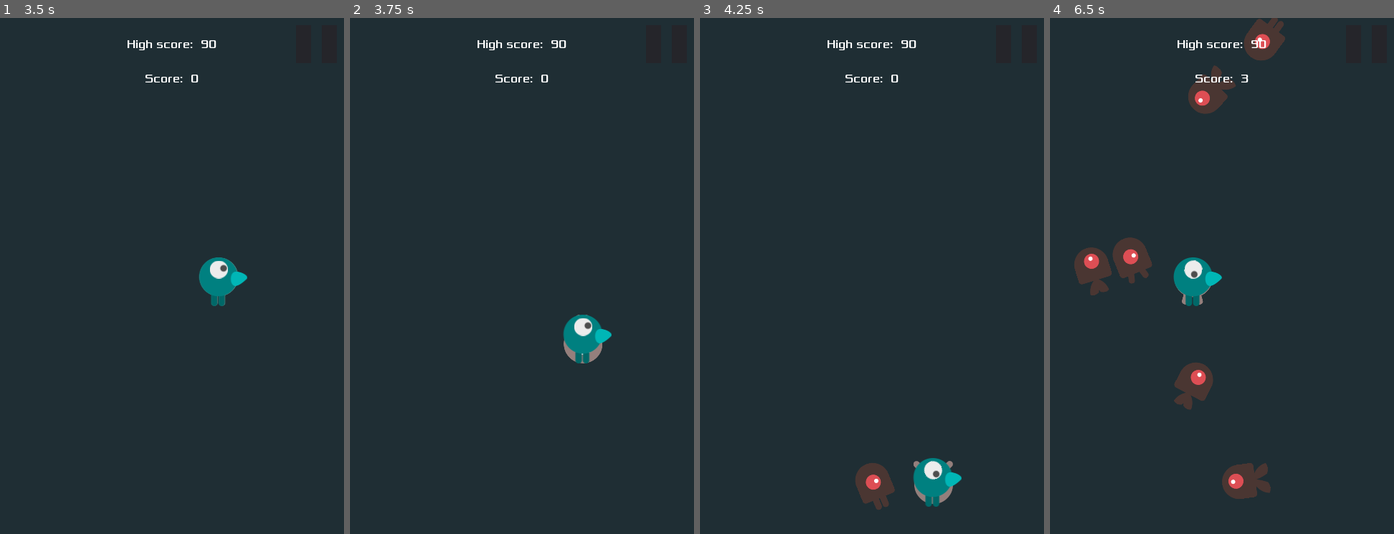
Above: before the commit, frames 1-4 (left to right).
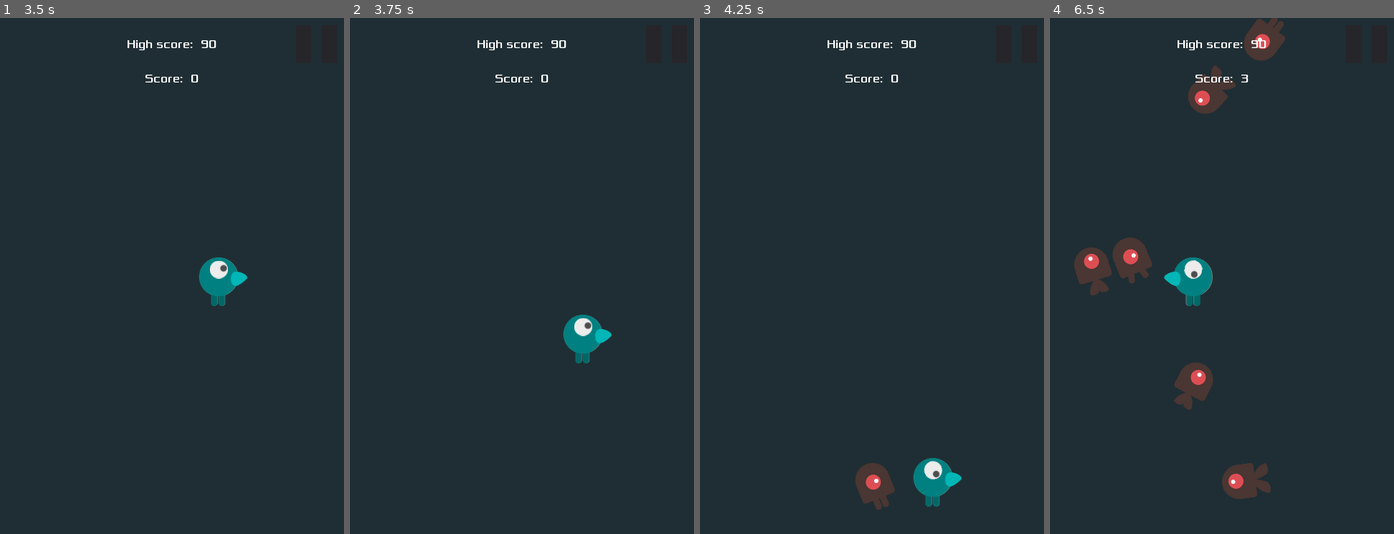
Above: after the commit, the same moments.

Repository: AlixBarreaux/dodge-the-beasties
Game: Godot game, scene res://scenes/Main.tscn
Two runs of this game, one before a commit and one after it. Both use one fixed random seed, a clock stepped at 60 frames per second and the inputs below.
Inputs (mouse positions are in pixels of both pictures, inside the frame that each line leads up to):
- Up to frame 1 (3.5 s): click "Play" at 0.5 s; click (316, 43) at 1.25 s; click "Resume" at 2 s; tap Enter at 2.75 s; move the mouse to (247, 250) at 2.77 s; hold D (move_right) from 2.78 s (still down); click (247, 250) at 2.85 s; right-click (247, 250) at 3.05 s
- Up to frame 2 (3.75 s): move the mouse to (453, 301) at 3.52 s; release D (move_right) at 3.53 s; hold S (move_down) from 3.53 s (still down); right-click (453, 301) at 3.6 s
- Up to frame 3 (4.25 s): keep holding S (move_down); click (803, 301) at 3.8 s
- Up to frame 4 (6.5 s): move the mouse to (1256, 162) at 4.27 s; release S (move_down) at 4.28 s; hold D (move_right) 4.28-5.03 s; click (1256, 162) at 4.35 s; right-click (1256, 162) at 4.55 s; move the mouse to (1204, 379) at 5.02 s; hold W (move_up) 5.03-5.78 s; right-click (1204, 379) at 5.1 s; click (1204, 379) at 5.3 s; move the mouse to (1325, 353) at 5.77 s; hold A (move_left) from 5.78 s (still down); click (1325, 353) at 5.85 s; right-click (1325, 353) at 6.05 s

Frame 1 is identical in both runs. In frame 2, 0.2% of the frame differs, in the area x 62-74%, y 57-67%; in frame 3, 0.1%; in frame 4, 0.3%, in the area x 33-50%, y 46-56%.

Commit message:
Refactor: Player movement with AnimationTree

Diff:
--- /dev/null
+++ b/PlayerController.tscn
@@ -0,0 +1,6 @@
+[gd_scene load_steps=2 format=2]
+
+[ext_resource path="res://player_controller.gd" type="Script" id=1]
+
+[node name="PlayerController" type="Node"]
+script = ExtResource( 1 )
--- /dev/null
+++ b/player_controller.gd
@@ -0,0 +1,32 @@
+extends Node
+class_name PlayerController
+
+
+# ----------------------------- DECLARE VARIABLES -----------------------------
+
+# ---------------------------------- RUN CODE ---------------------------------
+
+
+func _unhandled_key_input(event: InputEventKey) -> void:
+	if Input.get_axis("move_left", "move_right"):
+		pass
+
+	if Input.get_axis("move_up", "move_down"):
+		pass
+
+
+	return
+
+
+func _unhandled_input(event: InputEvent) -> void:
+#	if event is InputEventScreenTouch:
+#		print("Screen touch at: ", event.position)
+#		return
+
+	if event is InputEventMouseButton:
+		if Input.is_action_just_released("left_mouse_button") or Input.is_action_just_released("right_mouse_button"):
+			print("Mouse button pressed at: ", event.global_position)
+	return
+
+
+# ----------------------------- DECLARE FUNCTIONS -----------------------------
--- a/project.godot
+++ b/project.godot
@@ -39,6 +39,11 @@
 "language": "GDScript",
 "path": "res://scripts/player.gd"
 }, {
+"base": "Node",
+"class": "PlayerController",
+"language": "GDScript",
+"path": "res://player_controller.gd"
+}, {
 "base": "Button",
 "class": "QuitButton",
 "language": "GDScript",
@@ -47,7 +52,7 @@
 "base": "Timer",
 "class": "StartTimer",
 "language": "GDScript",
-"path": "res://start_timer.gd"
+"path": "res://scripts/start_timer.gd"
 } ]
 _global_script_class_icons={
 "DeathSoundPlayer": "",
@@ -56,6 +61,7 @@
 "MainMenu": "",
 "PauseMenu": "",
 "Player": "",
+"PlayerController": "",
 "QuitButton": "",
 "StartTimer": ""
 }
@@ -193,6 +199,20 @@
 , Object(InputEventJoypadButton,"resource_local_to_scene":false,"resource_name":"","device":0,"button_index":13,"pressure":0.0,"pressed":false,"script":null)
  ]
 }
+left_mouse_button={
+"deadzone": 0.5,
+"events": [ Object(InputEventMouseButton,"resource_local_to_scene":false,"resource_name":"","device":0,"alt":false,"shift":false,"control":false,"meta":false,"command":false,"button_mask":0,"position":Vector2( 0, 0 ),"global_position":Vector2( 0, 0 ),"factor":1.0,"button_index":1,"pressed":false,"doubleclick":false,"script":null)
+ ]
+}
+right_mouse_button={
+"deadzone": 0.5,
+"events": [ Object(InputEventMouseButton,"resource_local_to_scene":false,"resource_name":"","device":0,"alt":false,"shift":false,"control":false,"meta":false,"command":false,"button_mask":0,"position":Vector2( 0, 0 ),"global_position":Vector2( 0, 0 ),"factor":1.0,"button_index":2,"pressed":false,"doubleclick":false,"script":null)
+ ]
+}
+
+[input_devices]
+
+pointing/emulate_touch_from_mouse=true
 
 [layer_names]
 
--- a/scenes/Main.tscn
+++ b/scenes/Main.tscn
@@ -7,7 +7,7 @@
 [ext_resource path="res://assets/sound/music/house-in-a-forest-loop.ogg" type="AudioStream" id=5]
 [ext_resource path="res://assets/sound/sound-effects/game-over.wav" type="AudioStream" id=6]
 [ext_resource path="res://scripts/death_sound_player.gd" type="Script" id=7]
-[ext_resource path="res://start_timer.gd" type="Script" id=8]
+[ext_resource path="res://scripts/start_timer.gd" type="Script" id=8]
 
 [sub_resource type="Curve2D" id=1]
 _data = {
--- a/scenes/Player.tscn
+++ b/scenes/Player.tscn
@@ -7,6 +7,7 @@
 [ext_resource path="res://scripts/player.gd" type="Script" id=5]
 [ext_resource path="res://assets/sprites/hero/hero_eye_spritesheet.png" type="Texture" id=6]
 [ext_resource path="res://assets/sprites/hero/body_idle.png" type="Texture" id=7]
+[ext_resource path="res://PlayerController.tscn" type="PackedScene" id=8]
 
 [sub_resource type="SpriteFrames" id=1]
 animations = [ {
@@ -357,6 +358,7 @@
 blend_point_3/pos = Vector2( 0, -1.1 )
 min_space = Vector2( -1, -5 )
 max_space = Vector2( 1, 5 )
+snap = Vector2( 1, 1 )
 blend_mode = 1
 
 [sub_resource type="AnimationNodeAnimation" id=57]
@@ -461,5 +463,7 @@
 [node name="CollisionShape2D" type="CollisionShape2D" parent="MobDetectZone"]
 shape = SubResource( 20 )
 
+[node name="PlayerController" parent="." instance=ExtResource( 8 )]
+
 [connection signal="body_entered" from="." to="." method="_on_Player_body_entered"]
 [connection signal="body_entered" from="MobDetectZone" to="." method="_on_MobDetectZone_body_entered"]
--- a/scripts/player.gd
+++ b/scripts/player.gd
@@ -6,7 +6,7 @@
 
 
 export var current_speed: int = 400
-var eye_rotation_speed: float = 0.08
+export var eye_rotation_speed: float = 0.08
 
 var direction: Vector2 = Vector2(0.0, 0.0)
 var screen_size = Vector2(0.0, 0.0)
@@ -72,8 +72,7 @@
 	self.direction.x = Input.get_axis("move_left", "move_right")
 	self.direction.y = Input.get_axis("move_up", "move_down")
 
-	# Player is pressing at least one key
-#	if self.direction.length() > 0:
+
 	self.direction = self.direction.normalized()
 
 
@@ -81,30 +80,6 @@
 	self.position += self.direction * self.current_speed * delta
 	self.position.x = clamp(self.position.x, 0, screen_size.x)
 	self.position.y = clamp(self.position.y, 0, screen_size.y)
-
-
-	if self.direction != Vector2(0.0, 0.0):
-		$AnimatedSprite.play()
-	else:
-		$AnimatedSprite.stop()
-
-	if self.direction.x != 0:
-		$AnimatedSprite.animation = "Move Right"
-		$AnimatedSprite.flip_v = false
-
-		if self.direction.x < 0:
-			$AnimatedSprite.flip_h = true
-		else:
-			$AnimatedSprite.flip_h = false
-
-
-	elif self.direction.y != 0:
-		$AnimatedSprite.animation = "Move Up"
-
-		if self.direction.y < 0:
-			$AnimatedSprite.flip_v = false
-		else:
-			$AnimatedSprite.flip_v = true
 
 
 	if self.eye_target != null:
@@ -116,6 +91,40 @@
 			)
 		else:
 			eye_sprite.rotation = lerp_angle(eye_sprite.rotation, 0.0, eye_rotation_speed)
+
+
+	if self.direction == Vector2(0.0, 0.0):
+		return
+
+
+	animation_tree.set("parameters/Move/blend_position", self.direction)
+	animation_node_sm_playback.travel("Move")
+
+
+
+#	if self.direction != Vector2(0.0, 0.0):
+#		$AnimatedSprite.play()
+#	else:
+#		$AnimatedSprite.stop()
+#
+#	if self.direction.x != 0:
+#		$AnimatedSprite.animation = "Move Right"
+#		$AnimatedSprite.flip_v = false
+#
+#		if self.direction.x < 0:
+#			$AnimatedSprite.flip_h = true
+#		else:
+#			$AnimatedSprite.flip_h = false
+#
+#
+#	elif self.direction.y != 0:
+#		$AnimatedSprite.animation = "Move Up"
+#
+#		if self.direction.y < 0:
+#			$AnimatedSprite.flip_v = false
+#		else:
+#			$AnimatedSprite.flip_v = true
+
 
 
 ############################### DECLARE FUNCTIONS ##############################
Not shown: 1 places in scenes/Player.tscn that only renumber resources
Renamed: start_timer.gd -> scripts/start_timer.gd
